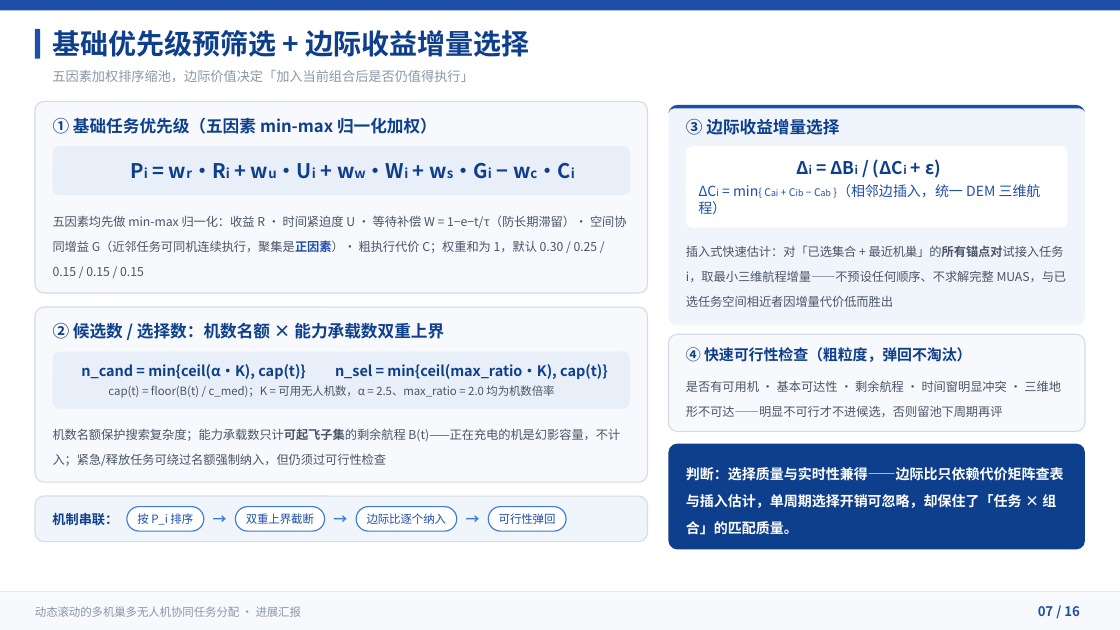
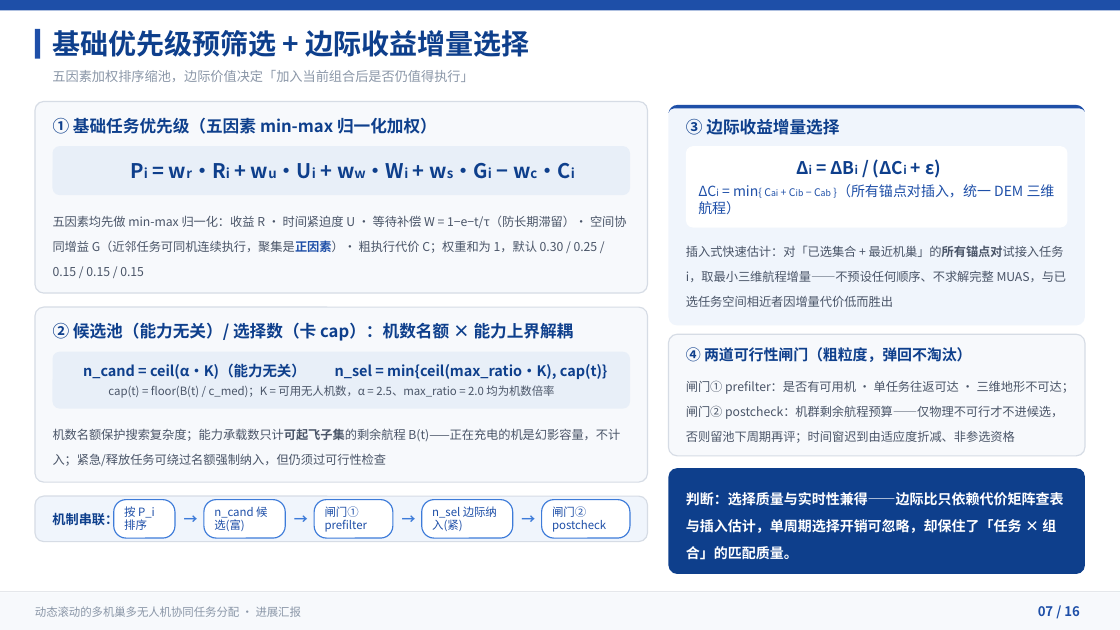
Before and after one commit to 909347194/ExperimentForGraduation, a slide deck: slide 7 of UAV协同任务分配方法-进展汇报/UAV协同任务分配方法-进展汇报.pptx. Drawn at 1120x630 pixels with LibreOffice and Linux fonts; fonts in the diff are those of the drawing. Boxes give left, top, right and bottom in pixels: in the first picture for what was removed or moved away, otherwise in the second. Text is boxed around its words. In the diff, an @@ line names an element or a change of style, - is before the commit and + after.

Commit message:
docs(ppt): 阶段一三机制与解耦口径同步（P5/P6/P7）
修正与已定稿设计冲突的陈旧/错误表述，使三页与代码口径一致：
- P6: 「候选规模受机数名额与能力承载数双重上界控制」→ 解耦口径（n_cand=⌈αK⌉ 富；n_sel 由 cap(t) 卡紧）；三步骤标签改为 {基础优先级排序/能力定规模(cap)/边际增量选择}，与 P7 的 ①②③ 对齐
- P7: 机制串联「双重上界截断」→ 5 步（排序→候选→闸门①→边际纳入→闸门②）；「相邻边插入」→「所有锚点对插入」（与同页自洽）；④可行性去掉「时间窗明显冲突」，显式拆两道闸门并注明时间窗迟到由适应度折减、非参选资格
- P5: 阶段一内部框补 ①②③ 使机制2（规模）显形 + 双闸门 + 出口标「选择集」

三页命名统一为 ①排序/②能力定规模/③边际增益，可行性作为两道闸门贯穿。STORY.md P7 母稿同步，未来从母稿重生成不会带回陈旧词。

```diff
--- a/UAV协同任务分配方法-进展汇报/UAV协同任务分配方法-进展汇报.pptx
+++ b/UAV协同任务分配方法-进展汇报/UAV协同任务分配方法-进展汇报.pptx
@@ text at (698, 184, 1055, 214): text changed @@
-ΔCi = min{ Cai + Cib − Cab }（相邻边插入，统一 DEM 三维航程）
+ΔCi = min{ Cai + Cib − Cab }（所有锚点对插入，统一 DEM 三维航程）
@@ text at (53, 322, 574, 341): text changed @@
-② 候选数 / 选择数：机数名额 × 能力承载数双重上界
+② 候选池（能力无关）/ 选择数（卡 cap）：机数名额 × 能力上界解耦
@@ rounded rectangle: place and size @@
-rounded rectangle at (669, 334, 1086, 432)
+rounded rectangle at (669, 334, 1086, 456)
@@ text at (686, 347, 971, 362): text changed @@
-④ 快速可行性检查（粗粒度，弹回不淘汰）
+④ 两道可行性闸门（粗粒度，弹回不淘汰）
@@ text at (83, 363, 608, 379): text changed @@
-n_cand = min{ceil(α·K), cap(t)} n_sel = min{ceil(max_ratio·K), cap(t)}
+n_cand = ceil(α·K)（能力无关） n_sel = min{ceil(max_ratio·K), cap(t)}
@@ text at (686, 380, 1074, 443): text changed @@
-是否有可用机 · 基本可达性 · 剩余航程 · 时间窗明显冲突 · 三维地形不可达——明显不可行才不进候选，否则留池下周期再评
+闸门① prefilter：是否有可用机 · 单任务往返可达 · 三维地形不可达；闸门② postcheck：机群剩余航程预算——仅物理不可行才不进候选，否则留池下周期再评；时间窗迟到由适应度折减、非参选资格
@@ rounded rectangle: place and size @@
-rounded rectangle at (669, 444, 1086, 549)
+rounded rectangle at (669, 468, 1086, 574)
@@ rounded rectangle: place and size @@
-rounded rectangle at (127, 507, 204, 531)
+rounded rectangle at (113, 500, 175, 539)
@@ text "按 P_i 排序" rewrapped from (137, 513, 193, 525) to (124, 506, 155, 530) @@
@@ rounded rectangle: place and size @@
-rounded rectangle at (235, 507, 324, 531)
+rounded rectangle at (204, 500, 286, 539)
@@ text added at (214, 506, 267, 531), 9.8 pt, text #1E4FA8 @@
+n_cand 候选(富)
@@ rounded rectangle added at (314, 500, 393, 539), fill #FFFFFF, outline #3D7BD9 1 pt @@
@@ text added at (325, 506, 367, 532), 9.8 pt, text #1E4FA8 @@
+闸门① prefilter
@@ proportions changed in 5 elements at (669, 334, 1086, 456), (204, 500, 286, 539), (113, 500, 175, 539), (542, 500, 630, 539), (422, 500, 513, 539) @@
@@ rounded rectangle: place and size @@
-rounded rectangle at (356, 507, 457, 531)
+rounded rectangle at (422, 500, 513, 539)
@@ text at (432, 506, 497, 531): text changed @@
-边际比逐个纳入
+n_sel 边际纳入(紧)
@@ rounded rectangle: place and size @@
-rounded rectangle at (488, 507, 566, 531)
+rounded rectangle at (542, 500, 630, 539)
@@ text added at (552, 506, 606, 532), 9.8 pt, text #1E4FA8 @@
+闸门② postcheck
@@ text "判断：选择质量与实时性兼得——边际比只依赖代价矩阵查表与插入估计，单周期选择开销可忽略，却保住了「任务 × 组合」的匹配 ...": place and size @@
-text "判断：选择质量与实时性兼得——边际比只依赖代价矩阵查表与插入估计，单周期选择开销可忽略，却保住了「任务 × 组合」的匹配 ..." at (686, 467, 1064, 535)
+text "判断：选择质量与实时性兼得——边际比只依赖代价矩阵查表与插入估计，单周期选择开销可忽略，却保住了「任务 × 组合」的匹配 ..." at (686, 492, 1064, 560)
@@ text "→": place and size @@
-text "→" at (213, 510, 227, 528)
+text "→" at (184, 510, 196, 528)
@@ text removed at (246, 513, 314, 524) @@
-双重上界截断
@@ text "→": place and size @@
-text "→" at (334, 510, 348, 528)
+text "→" at (294, 510, 306, 528)
@@ text added at (402, 510, 413, 528), 12 pt, text #3D7BD9, bold @@
+→
@@ text removed at (499, 513, 556, 524) @@
-可行性弹回
@@ text "→": place and size @@
-text "→" at (465, 510, 480, 528)
+text "→" at (522, 510, 534, 528)
```
Also in this commit, not shown: 1 other slide changed, 3 slides removed, 4 other files.
